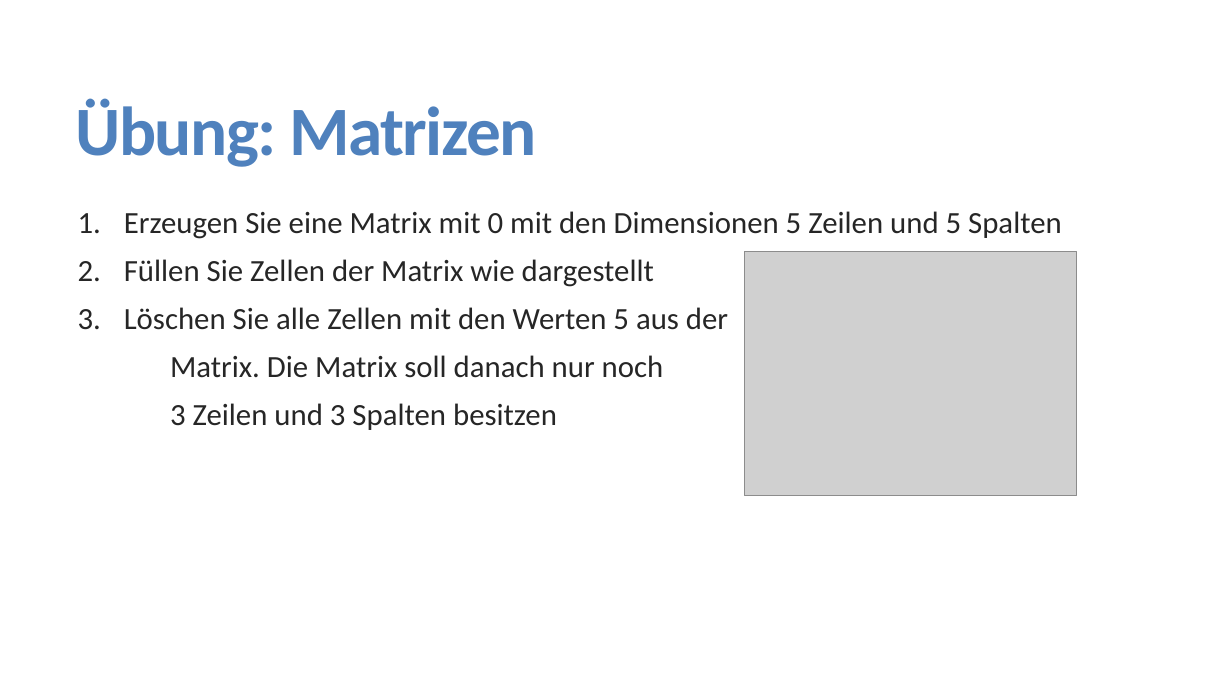
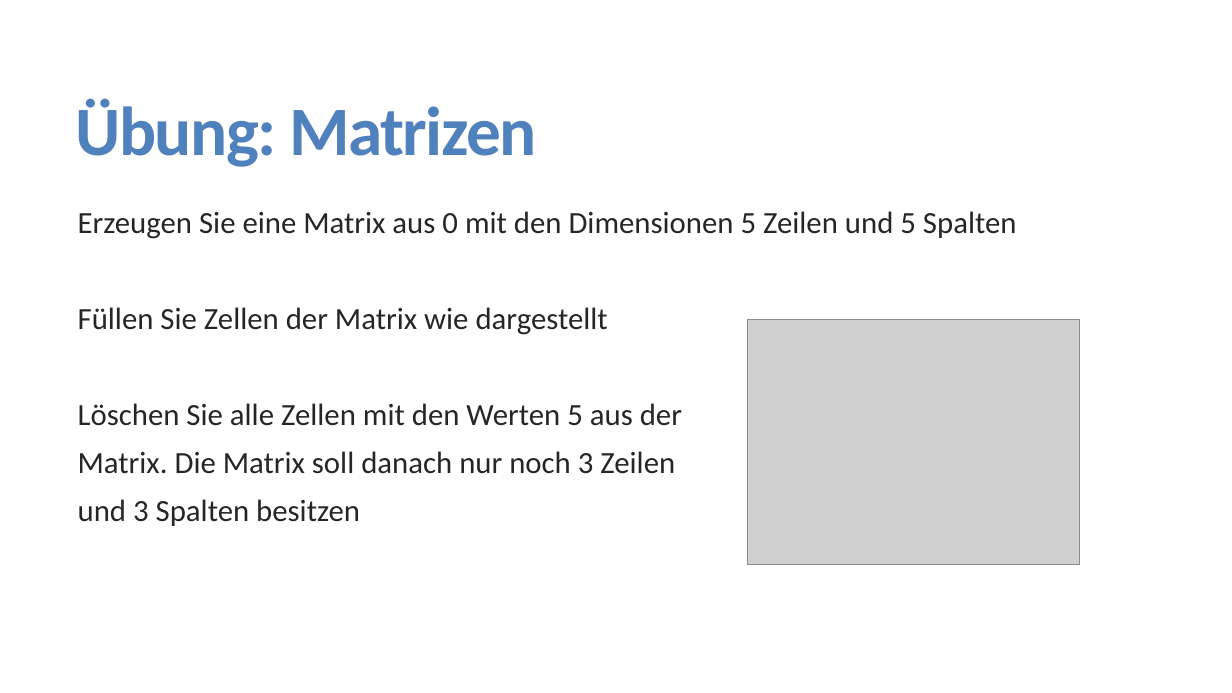
Before and after one commit to FlorianKeppeler/RKurs, a slide deck: slide 26 of Präsentationen/Einführung in R.pptx (slide 25 before the commit). Drawn at 1232x693 pixels with LibreOffice and Linux fonts; fonts in the diff are those of the drawing; grey boxes stand for pictures. Boxes give left, top, right and bottom in pixels: in the first picture for what was removed or moved away, otherwise in the second. Text is boxed around its words. In the diff, an @@ line names an element or a change of style, - is before the commit and + after.

```diff
--- a/Präsentationen/Einführung in R.pptx
+++ b/Präsentationen/Einführung in R.pptx
@@ text at bbox=[78, 211, 1017, 239]: text changed @@
-1. Erzeugen Sie eine Matrix mit 0 mit den Dimensionen 5 Zeilen und 5 Spalten
+Erzeugen Sie eine Matrix aus 0 mit den Dimensionen 5 Zeilen und 5 Spalten
@@ text at bbox=[78, 307, 682, 426]: bullet 1. to none @@
@@ picture: place and size @@
-picture at bbox=[745, 251, 1078, 496]
+picture at bbox=[748, 320, 1080, 565]
@@ text at bbox=[78, 451, 675, 526]: spaces changed @@
-Matrix. Die Matrix soll danach nur noch
-3 Zeilen und 3 Spalten besitzen
+Matrix. Die Matrix soll danach nur noch 3 Zeilen
+und 3 Spalten besitzen
```
Also in this commit, not shown: 4 other slides changed, 5 slides added, 12 other files.
